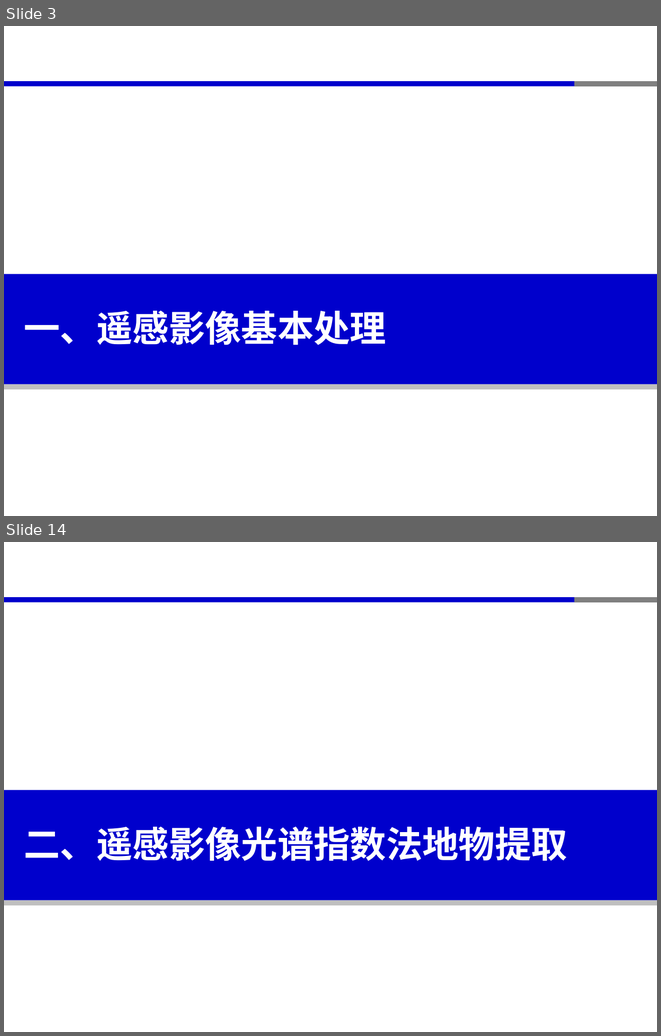
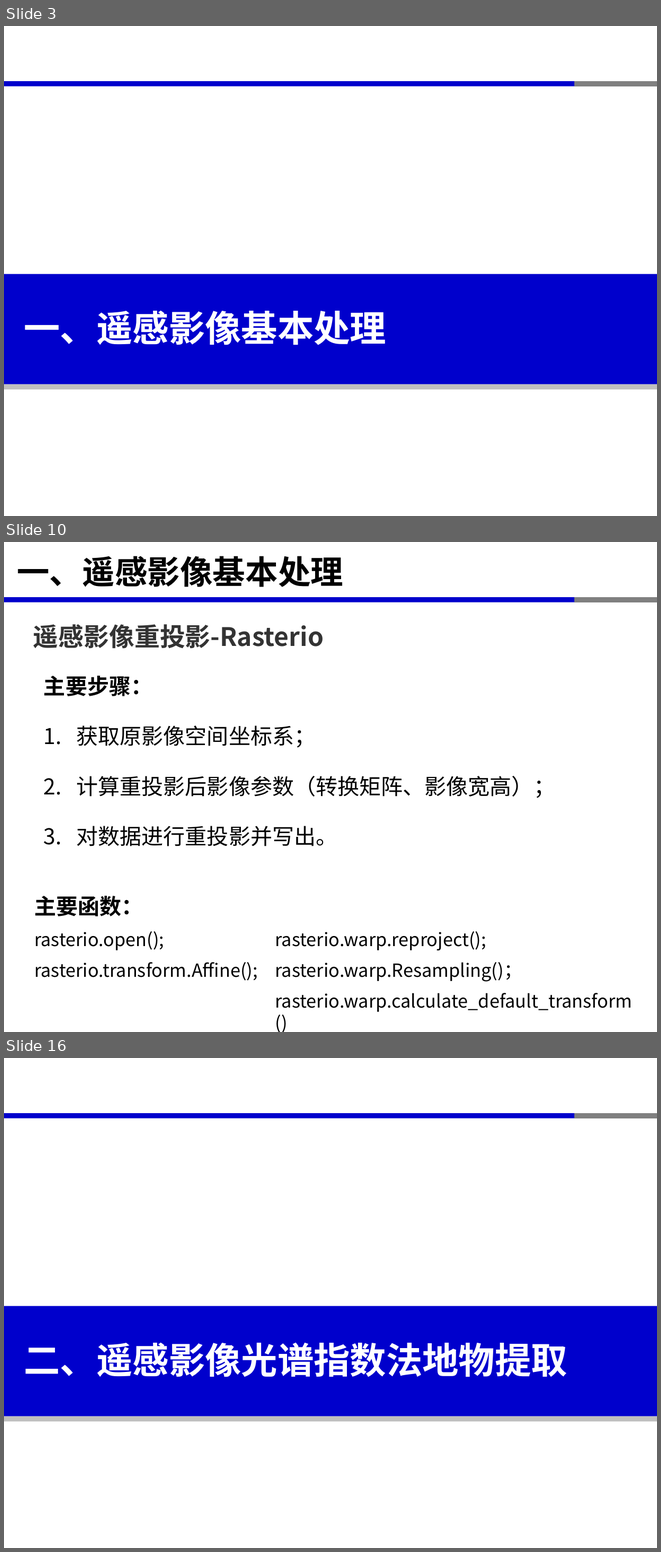
Before and after one commit to xinluo2018/spatial-data-processing, a slide deck: 第6章-栅格数据处理及分析/第2节-栅格数据处理.pptx. Shown one above the other, each under a label of ours: slides 3 and 14 before the commit, slides 3, 10 and 16 after it; the slides between them are not shown. The pictures are 661x1036 and 661x1552 pixels, drawn with LibreOffice and Linux fonts; fonts in the diff are those of the drawing. Boxes give left, top, right and bottom in pixels: in the first picture for what was removed or moved away, otherwise in the second. Text is boxed around its words. In the diff, an @@ line names an element or a change of style, - is before the commit and + after.

```diff
--- a/第6章-栅格数据处理及分析/第2节-栅格数据处理.pptx
+++ b/第6章-栅格数据处理及分析/第2节-栅格数据处理.pptx
@@ slide 10 added at (4, 542, 657, 1032), background #FFFFFF; not listed: 3 template elements that a slide beside it also shows @@
@@ title added at (17, 556, 343, 587), 36 pt, text #000000, bold @@
+一、遥感影像基本处理
@@ text added at (33, 624, 324, 649), 28 pt, text #333333, bold @@
+遥感影像重投影-Rasterio
@@ text added at (44, 676, 556, 846), 24 pt, text #000000 @@
+主要步骤：
+1. 获取原影像空间坐标系；
+2. 计算重投影后影像参数（转换矩阵、影像宽高）；
+3. 对数据进行重投影并写出。
@@ text added at (34, 896, 258, 980), 20 pt, text #000000 @@
+主要函数：
+rasterio.open();
+rasterio.transform.Affine();
@@ text added at (275, 931, 633, 1012), 20 pt, text #000000 @@
+rasterio.warp.reproject();
+rasterio.warp.Resampling()；
+rasterio.warp.calculate_default_transform()
@@ what was slide 14 is now slide 16 @@
```
Also in this commit, not shown: 9 slides changed, 4 other slides added, 7 slides removed, 19 other files.
